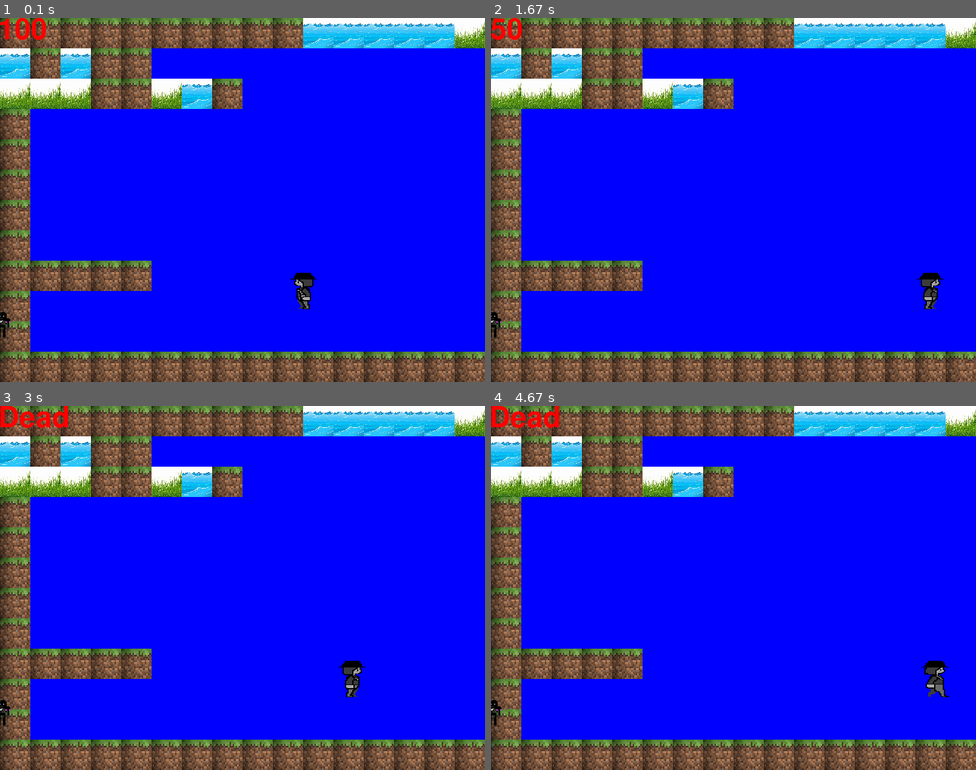
Above: before the commit, frames 1-4 (two rows, left to right).
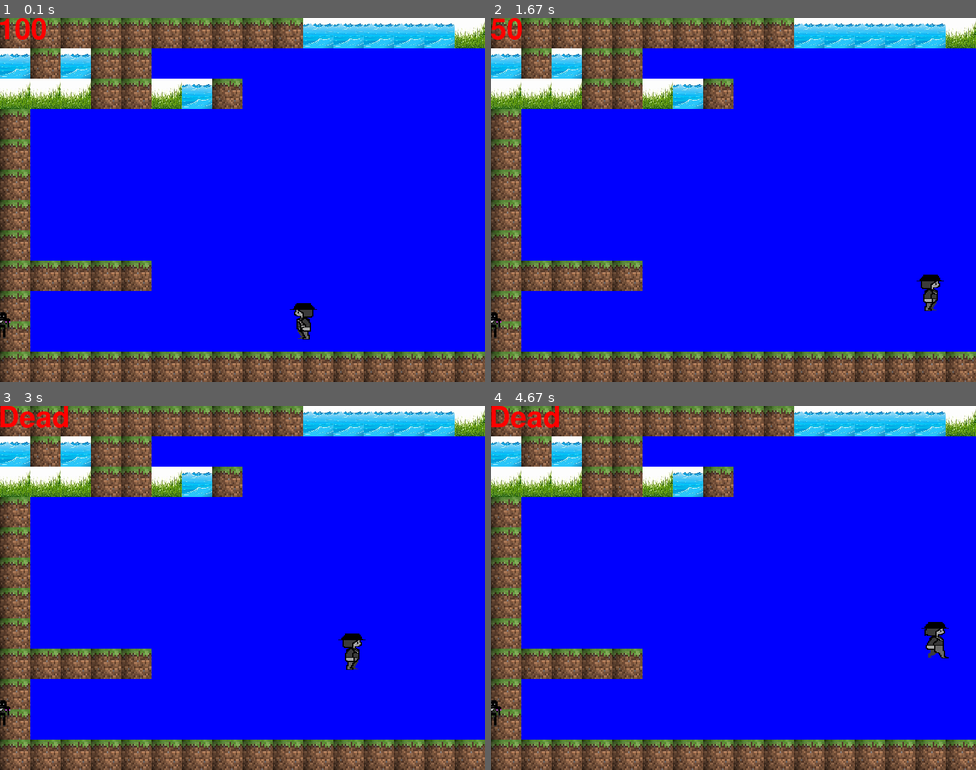
Above: after the commit, the same moments.

Repository: mars-c0de/fallen_apart_game
Game: pygame game, started from TestGen.py
Two runs of this game, one before a commit and one after it. Both use one fixed random seed, a clock stepped at 60 frames per second and the inputs below.
Inputs:
- Up to frame 1 (0.1 s): no input
- Up to frame 2 (1.67 s): tap Space at 0.33, 0.73, 1.03, 1.23, 1.53 s; hold D 0.67-1.13 s; hold D 1.17-1.63 s
- Up to frame 3 (3 s): hold A 1.67-2.2 s; tap Space at 1.73, 2.03, 2.3, 2.6, 2.73 s; hold A 2.23-2.63 s; hold D from 2.67 s (still down)
- Up to frame 4 (4.67 s): tap Space at 3.03, 3.4, 3.7, 3.9, 4.2, 4.4 s; release D at 3.3 s; hold A 3.33-3.8 s; hold D 3.83-4.3 s; hold D from 4.33 s (still down)

The runs differ from the first frame. In frame 1, 0.6% of the frame differs, in the area x 59-66%, y 70-89%; in frame 2, 0.2%; in frame 3, 0.5%; in frame 4, 0.7%, in the area x 88-95%, y 59-80%.

Commit message:
fixed upward collison

Diff:
--- a/TestGen.py
+++ b/TestGen.py
@@ -28,7 +28,7 @@
 
 world = World.World()
 world.process_data(world_data)
-play = Player(screen, 500,450, 45, 60)
+play = Player(screen, 500,500, 45, 60)
 clock = pygame.time.Clock()
 
 en = Enemy(screen, 45, 60)
@@ -67,8 +67,10 @@
                 play.collisionyu = False
             if tile[1].collidepoint(play.hitbox.midbottom[0],play.hitbox.midbottom[1]):
                 play.hitbox.y = tile[1].midtop[1] - play.hitbox.height
+                play.jump = False
                 play.collisionyd = True
                 play.time = 0
+                play.velocity = -10
 
     for event in pygame.event.get():
         if event.type == pygame.QUIT:
--- a/players.py
+++ b/players.py
@@ -40,20 +40,16 @@
 
     def update(self, dt):
         # if self.collisionyd == True:
-        #     self.jump = False
+        #     self.jump = Falsex``
         #     self.velocity = -10
         #     self.time = 0
 
-        if self.jump == True and self.collisionyd == False:
+        if self.jump == True:
             self.time += dt/1000
             self.movey = self.gravity*self.time+self.velocity
             self.velocity += self.gravity
-        if self.jump == True and self.collisionyd == True:
-            self.jump == False
 
-        print(self.collisionyd)
-        print(self.jump)
-        if self.hitbox.centery > self.spawn_y:
+        if self.hitbox.y > self.spawn_y:
             self.jump = False
             self.movey = 0
             self.velocity = -10
